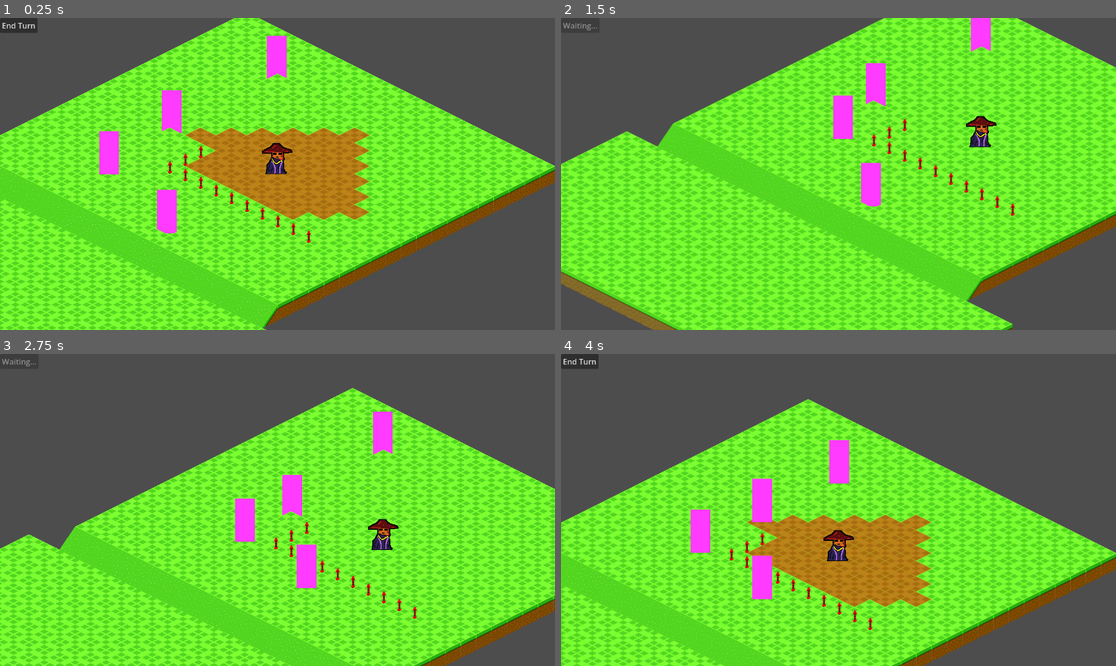
Above: before the commit, frames 1-4 (two rows, left to right).
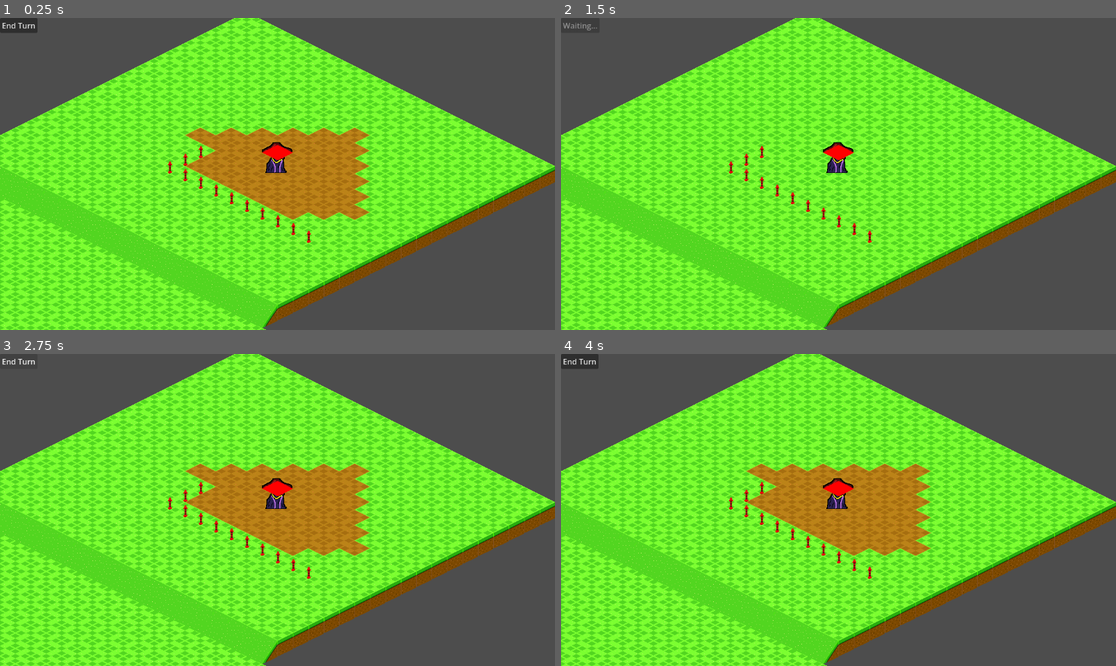
Above: after the commit, the same moments.

Repository: melyoda/godot-tactics-game
Game: Godot game, scene res://scenes/main.tscn
The game is run twice, just before and just after one commit, with the same random seed, the same clock (stepped at 60 frames per second) and the same inputs.
Inputs (mouse positions are in pixels of both pictures, inside the frame that each line leads up to):
- Up to frame 1 (0.25 s): no input
- Up to frame 2 (1.5 s): click "End Turn" at 0.5 s; click (577, 24) at 1.25 s, where only the run after the commit has a clickable "End Turn"
- Up to frame 3 (2.75 s): click (16, 360) at 2 s, where only the run after the commit has a clickable "End Turn"
- Up to frame 4 (4 s): move the mouse to (960, 494) at 2.77 s; click (960, 494) at 2.92 s; drag from (727, 525) to (810, 572) at 3.52 s

The runs differ from the first frame. In frame 1, 2.2% of the frame differs, in the area x 17-53%, y 5-70%; in frame 2, 58%, in the area x 0-100%, y 0-100%; in frame 3, 55%; in frame 4, 51%.

Commit message:
i messed up

Diff:
--- a/scenes/main.tscn
+++ b/scenes/main.tscn
@@ -3,10 +3,9 @@
 [ext_resource type="Script" uid="uid://d64ftvkxhq8f" path="res://scripts/game_manager.gd" id="1_7mycd"]
 [ext_resource type="TileSet" uid="uid://dut5buloqlt6v" path="res://resources/tileset.tres" id="1_h2yge"]
 [ext_resource type="Texture2D" uid="uid://wsl2b8cb87cq" path="res://assets/highdone.png" id="2_1bvp3"]
-[ext_resource type="PackedScene" uid="uid://crh5oiudr56i4" path="res://scenes/player.tscn" id="3_7mycd"]
-[ext_resource type="Script" uid="uid://b3bku4hevaks5" path="res://scripts/player.gd" id="4_272bh"]
 [ext_resource type="Script" uid="uid://p001brdoej47" path="res://scripts/ui_manager.gd" id="5_lquwl"]
-[ext_resource type="PackedScene" uid="uid://tseaq544204x" path="res://scenes/enemy.tscn" id="6_272bh"]
+[ext_resource type="PackedScene" uid="uid://br7e5llo0l2cr" path="res://scenes/units/player.tscn" id="5_tefeu"]
+[ext_resource type="PackedScene" uid="uid://fo2dkh41pn6d" path="res://scenes/units/enemy.tscn" id="6_o6xl0"]
 
 [sub_resource type="TileSetAtlasSource" id="TileSetAtlasSource_lquwl"]
 texture = ExtResource("2_1bvp3")
@@ -43,30 +42,6 @@
 tile_map_data = PackedByteArray("AAD7/wMAAAAEAAAAAAD7/wEAAAAEAAAAAAD7/wIAAAAEAAAAAAD8/wMAAAAEAAAAAAD9/wMAAAAEAAAAAAD+/wMAAAAEAAAAAAD//wMAAAAEAAAAAAAAAAMAAAAEAAAAAAABAAMAAAAEAAAAAAACAAMAAAAEAAAAAAADAAMAAAAEAAAAAAAEAAMAAAAEAAAAAAA=")
 tile_set = ExtResource("1_h2yge")
 
-[node name="player" parent="MapNodes" unique_id=969773176 instance=ExtResource("3_7mycd")]
-script = ExtResource("4_272bh")
-
-[node name="Camera2D" type="Camera2D" parent="MapNodes/player" unique_id=1961863738]
-
-[node name="Enemy" parent="MapNodes" unique_id=1786554077 instance=ExtResource("6_272bh")]
-position = Vector2(-350, 2)
-max_hp = 5
-max_ap = 2
-
-[node name="Enemy2" parent="MapNodes" unique_id=1713631905 instance=ExtResource("6_272bh")]
-position = Vector2(-230, 124)
-max_hp = 5
-max_ap = 2
-
-[node name="Enemy3" parent="MapNodes" unique_id=1567320245 instance=ExtResource("6_272bh")]
-position = Vector2(-220, -83)
-max_hp = 5
-max_ap = 2
-
-[node name="Enemy4" parent="MapNodes" unique_id=70914394 instance=ExtResource("6_272bh")]
-position = Vector2(-2, -196)
-max_hp = 5
-
 [node name="CanvasLayer" type="CanvasLayer" parent="." unique_id=1255106681]
 script = ExtResource("5_lquwl")
 
@@ -81,3 +56,9 @@
 offset_right = 78.0
 offset_bottom = 31.0
 text = "End Turn"
+
+[node name="Player" parent="." unique_id=182379774 instance=ExtResource("5_tefeu")]
+
+[node name="Camera2D" type="Camera2D" parent="Player" unique_id=1961863738]
+
+[node name="Enemy" parent="." unique_id=601131930 instance=ExtResource("6_o6xl0")]
--- /dev/null
+++ b/scenes/units/baseunit.tscn
@@ -0,0 +1,22 @@
+[gd_scene format=3 uid="uid://dlvkdlhvfitkm"]
+
+[ext_resource type="Script" uid="uid://c44y8acqgj11y" path="res://scripts/base_unit.gd" id="1_svj48"]
+[ext_resource type="Script" uid="uid://bsqqaa6vokdrk" path="res://scripts/health_bar.gd" id="2_hx8he"]
+
+[sub_resource type="RectangleShape2D" id="RectangleShape2D_svj48"]
+size = Vector2(40, 54)
+
+[node name="Baseunit" type="CharacterBody2D" unique_id=182379774]
+script = ExtResource("1_svj48")
+
+[node name="Sprite2D" type="Sprite2D" parent="." unique_id=513411866]
+
+[node name="CollisionShape2D" type="CollisionShape2D" parent="." unique_id=1591563045]
+position = Vector2(-3, -27)
+shape = SubResource("RectangleShape2D_svj48")
+
+[node name="HealthBar" type="TextureProgressBar" parent="." unique_id=2019425334]
+offset_right = 40.0
+offset_bottom = 40.0
+mouse_filter = 2
+script = ExtResource("2_hx8he")
--- /dev/null
+++ b/scenes/units/enemy.tscn
@@ -0,0 +1,15 @@
+[gd_scene format=3 uid="uid://fo2dkh41pn6d"]
+
+[ext_resource type="PackedScene" uid="uid://dlvkdlhvfitkm" path="res://scenes/units/baseunit.tscn" id="1_ickjd"]
+[ext_resource type="Script" uid="uid://dbytukmn7vg5g" path="res://scripts/enemy_ai.gd" id="2_v0dqq"]
+[ext_resource type="Texture2D" uid="uid://wsl2b8cb87cq" path="res://assets/highdone.png" id="3_c06k3"]
+
+[node name="Enemy" unique_id=182379774 instance=ExtResource("1_ickjd")]
+script = ExtResource("2_v0dqq")
+
+[node name="Sprite2D" parent="." index="0" unique_id=513411866]
+position = Vector2(0, -29)
+texture = ExtResource("3_c06k3")
+
+[node name="CollisionShape2D" parent="." index="1" unique_id=1591563045]
+position = Vector2(0, -27)
--- /dev/null
+++ b/scenes/units/player.tscn
@@ -0,0 +1,15 @@
+[gd_scene format=3 uid="uid://br7e5llo0l2cr"]
+
+[ext_resource type="PackedScene" uid="uid://dlvkdlhvfitkm" path="res://scenes/units/baseunit.tscn" id="1_15tbu"]
+[ext_resource type="Script" uid="uid://b3bku4hevaks5" path="res://scripts/player.gd" id="2_55td2"]
+[ext_resource type="Texture2D" uid="uid://dhx3qh868p60w" path="res://assets/playerfornow.png" id="3_rwmet"]
+
+[node name="Player" unique_id=182379774 instance=ExtResource("1_15tbu")]
+script = ExtResource("2_55td2")
+
+[node name="Sprite2D" parent="." index="0" unique_id=513411866]
+position = Vector2(0, -34)
+texture = ExtResource("3_rwmet")
+
+[node name="CollisionShape2D" parent="." index="1" unique_id=1591563045]
+position = Vector2(-4, -27)
--- a/scripts/base_unit.gd
+++ b/scripts/base_unit.gd
@@ -24,6 +24,8 @@
 @onready var brain = GameManager
 
 func _ready():
+	var _grid_pos = brain.floor_layer.local_to_map(brain.floor_layer.to_local(global_position))
+	brain.register_unit(self)
 	current_hp = max_hp
 	# Make sure units are in proper groups for the click detection
 	if self is Enemy:
@@ -64,13 +66,14 @@
 	has_notified_brain = false # Reset the gate!
 	print(name, " turn started. AP: ", current_ap)
 
+
 func move_to_grid_tile(target_grid_pos: Vector2i):
 	if current_ap <= 0:
 		return
 
 	is_moving = true
 	current_ap -= 1
-
+	print(name, " moving to ", target_grid_pos)
 	# Ask Brain for coordinate conversions instead of holding TileMap references here
 	var old_grid_pos = brain.floor_layer.local_to_map(global_position)
 	var target_world_pos = brain.floor_layer.map_to_local(target_grid_pos)
--- a/scripts/enemy_ai.gd
+++ b/scripts/enemy_ai.gd
@@ -10,45 +10,6 @@
 	super.start_turn()
 	# Small delay or check can be added here if we do sequential moves later
 	take_turn()
-
-#func take_turn():
-	#var player = brain.player
-	#
-	#if player == null or current_ap <= 0:
-		#finish_action()
-		#return
-	#
-	#var my_pos = brain.floor_layer.local_to_map(global_position)
-	#var player_pos = brain.floor_layer.local_to_map(player.global_position)
-	#var dist = abs(player_pos.x - my_pos.x) + abs(player_pos.y - my_pos.y)
-	#
-	#if dist <= attack_range:
-		#attack(player)
-		#return
-		#
-	## Calculate distance to player before deciding to move
-	#var dist_to_player = abs(player_pos.x - my_pos.x) + abs(player_pos.y - my_pos.y)
-	#
-	## If distance is 1, we are already adjacent. Stop here.
-	#if dist_to_player <= 1:
-		#print(name, ": Already adjacent to player. Preparing to attack.")
-		## Trigger Attack Animation here later
-		#finish_action()
-		#return
-	## Ask the Brain for the A* verified next step
-	#var target = brain.get_next_path_step(my_pos, player_pos)
-	#
-	## If the target is the player's actual tile, we don't want to step ON them
-	#if target == player_pos:
-		#print(name, ": Next step is player tile. Staying put to attack.")
-		#finish_action()
-		#return
-#
-	#if target != my_pos and brain.is_tile_walkable(target):
-		#move_to_grid_tile(target)
-	#else:
-		#print(name, ": No valid path step found.")
-		#finish_action()
 
 func take_turn():
 	var player = brain.player
@@ -82,7 +43,7 @@
 		return
 
 	# 4. Move if the tile is valid
-	if target != my_pos and brain.is_tile_walkable(target):
+	if target != my_pos and brain.is_tile_walkable(target) and not brain.is_cell_occupied(target):
 		move_to_grid_tile(target)
 	else:
 		print(name, ": Path blocked or no path found.")
--- a/scripts/game_manager.gd
+++ b/scripts/game_manager.gd
@@ -10,7 +10,10 @@
 #var astar_grid = AStarGrid2D.new()
 var pathfinder: Pathfinder = Pathfinder.new() # Initialize pathfinder.gd
 var enemies = []
-var unit_positions = {}
+#var occupied_tiles = {}
+# Key = Vector2i tile
+# Value = unit node
+var occupied_tiles: Dictionary = {}
 var enemies_finished_this_turn: int = 0
 var enemy_index: int = 0 # Track which enemy is currently moving
 
@@ -71,14 +74,14 @@
 
 func _transition_to_enemy_turn():
 	print("Brain: Player finished. Moving to ENEMY_TURN.")
+
+	if enemies.size() == 0:
+		start_player_turn()
+		return
 	print("👑 Iron Throne: Commencing sequential enemy operations.")
 	turn_state = TurnState.ENEMY_TURN
 	enemies_finished_this_turn = 0
 	enemy_index = 0 # Reset the pointer to the first enemy
-
-	if enemies.size() == 0:
-		start_player_turn()
-		return
 
 	_process_next_enemy()
 
@@ -136,33 +139,59 @@
 
 # --- Grid & Logic (Path Decoupling Source) ---
 
-func register_unit(unit, grid_pos: Vector2i):
-	unit_positions[grid_pos] = unit
-
-func update_unit_position(old_pos: Vector2i, new_pos: Vector2i, unit):
-	if unit_positions.get(old_pos) == unit:
-		unit_positions.erase(old_pos)
-	unit_positions[new_pos] = unit
-
-func is_cell_occupied(_grid_pos: Vector2i) -> bool:
-	#return unit_positions.has(grid_pos)
-	return false
-
-# Pass-through helper so Unit scripts don't break
+#func register_unit(unit, grid_pos: Vector2i):
+	#occupied_tiles[grid_pos] = unit
+#
+#func update_unit_position(old_pos: Vector2i, new_pos: Vector2i, unit):
+	#if occupied_tiles.get(old_pos) == unit:
+		#occupied_tiles.erase(old_pos)
+	#occupied_tiles[new_pos] = unit
+#
+#func is_cell_occupied(_grid_pos: Vector2i) -> bool:
+	##return occupied_tiles.has(grid_pos)
+	#return false
+#
+## Pass-through helper so Unit scripts don't break
 func is_tile_walkable(grid_coords: Vector2i) -> bool:
 	if pathfinder:
 		return pathfinder.is_tile_walkable(grid_coords)
 	return false
 
-#func remove_unit(unit):
-	#if enemies.has(unit):
-		#enemies.erase(unit)
-		#print("Brain: Enemy removed from registry.")
-	#
-	#if player == unit:
-		#player = null
-		#print("Brain: Player has died. Game Over?")
+#func register_unit(unit, grid_pos: Vector2i):
+	#occupied_tiles[grid_pos] = unit
+
+func register_unit(unit):
+	var grid_pos = floor_layer.local_to_map(
+		floor_layer.to_local(unit.global_position)
+	)
+
+	occupied_tiles[grid_pos] = unit
+
+func update_unit_position(old_pos: Vector2i, new_pos: Vector2i, unit):
+	# Remove old tile
+	if occupied_tiles.get(old_pos) == unit:
+		occupied_tiles.erase(old_pos)
+
+	# Register new tile
+	occupied_tiles[new_pos] = unit
+
+func remove_unit_position(unit):
+	for pos in occupied_tiles.keys():
+		if occupied_tiles[pos] == unit:
+			occupied_tiles.erase(pos)
+			return
+
+func is_cell_occupied(grid_pos: Vector2i) -> bool:
+	return occupied_tiles.has(grid_pos)
+
+func get_unit_at_cell(grid_pos: Vector2i):
+	return occupied_tiles.get(grid_pos, null)
+#-------------------------------
+#unit removal
+
 func remove_unit(unit):
+	remove_unit_position(unit)
+
 	if enemies.has(unit):
 		# Find the index of the enemy being removed
 		var idx = enemies.find(unit)
--- /dev/null
+++ b/scripts/health_bar.gd
@@ -0,0 +1,11 @@
+extends TextureProgressBar
+
+func _ready():
+	var unit = owner # 'owner' refers to the root of the scene (BaseUnit)
+	unit.hp_changed.connect(_update_bar)
+	max_value = unit.max_hp
+	value = unit.current_hp
+
+func _update_bar(new_hp, _max_hp):
+	var tween = create_tween()
+	tween.tween_property(self, "value", new_hp, 0.3).set_trans(Tween.TRANS_SINE)
--- a/scripts/player.gd
+++ b/scripts/player.gd
@@ -25,21 +25,6 @@
 
 	if event is InputEventMouseButton and event.pressed and event.button_index == MOUSE_BUTTON_LEFT:
 		handle_click()
-
-	#if event is InputEventMouseButton and event.pressed and event.button_index == MOUSE_BUTTON_LEFT:
-		#var mouse_pos = get_global_mouse_position()
-		## Use Brain as the source for coordinate conversion
-		#var target_grid_pos = brain.floor_layer.local_to_map(brain.floor_layer.to_local(mouse_pos))
-		#var current_grid_pos = brain.floor_layer.local_to_map(brain.floor_layer.to_local(global_position))
-		#
-		#if current_ap <= 0:
-			#return
-			#
-		#var dist = get_grid_dist(current_grid_pos, target_grid_pos)
-		#
-		## Check movement validity through the Brain's eyes
-		#if dist <= move_range and brain.is_tile_walkable(target_grid_pos) and not is_path_blocked(current_grid_pos, target_grid_pos):
-			#move_to_grid_tile(target_grid_pos)
 
 	# Camera Dragging logic remains the same
 	handle_camera_drag(event)
@@ -86,9 +71,22 @@
 			return # Exit so we don't try to move onto the enemy's tile
 
 	# Movement Check
+	#var move_dist = get_grid_dist(current_grid_pos, target_grid_pos)
+	#if move_dist <= move_range and brain.is_tile_walkable(target_grid_pos) and not is_path_blocked(current_grid_pos, target_grid_pos):
+		#move_to_grid_tile(target_grid_pos) # Fixed name
+	# Movement Check
 	var move_dist = get_grid_dist(current_grid_pos, target_grid_pos)
-	if move_dist <= move_range and brain.is_tile_walkable(target_grid_pos) and not is_path_blocked(current_grid_pos, target_grid_pos):
-		move_to_grid_tile(target_grid_pos) # Fixed name
+
+	# Cannot move onto occupied tiles
+	if brain.is_cell_occupied(target_grid_pos):
+		print("Tile occupied.")
+		return
+
+	if move_dist <= move_range \
+	and brain.is_tile_walkable(target_grid_pos) \
+	and not is_path_blocked(current_grid_pos, target_grid_pos):
+
+		move_to_grid_tile(target_grid_pos)
 
 func attack(target: BaseUnit):
 	print("Player attacking ", target.name)
Not shown, added: scripts/health_bar.gd.uid
